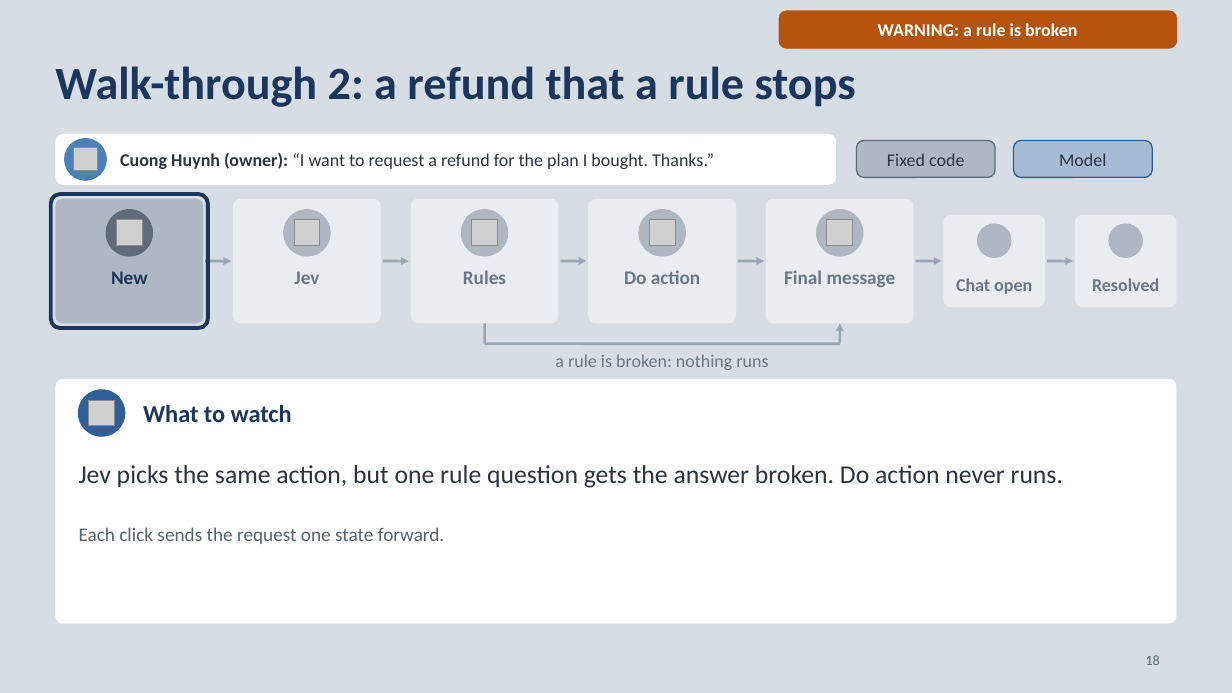
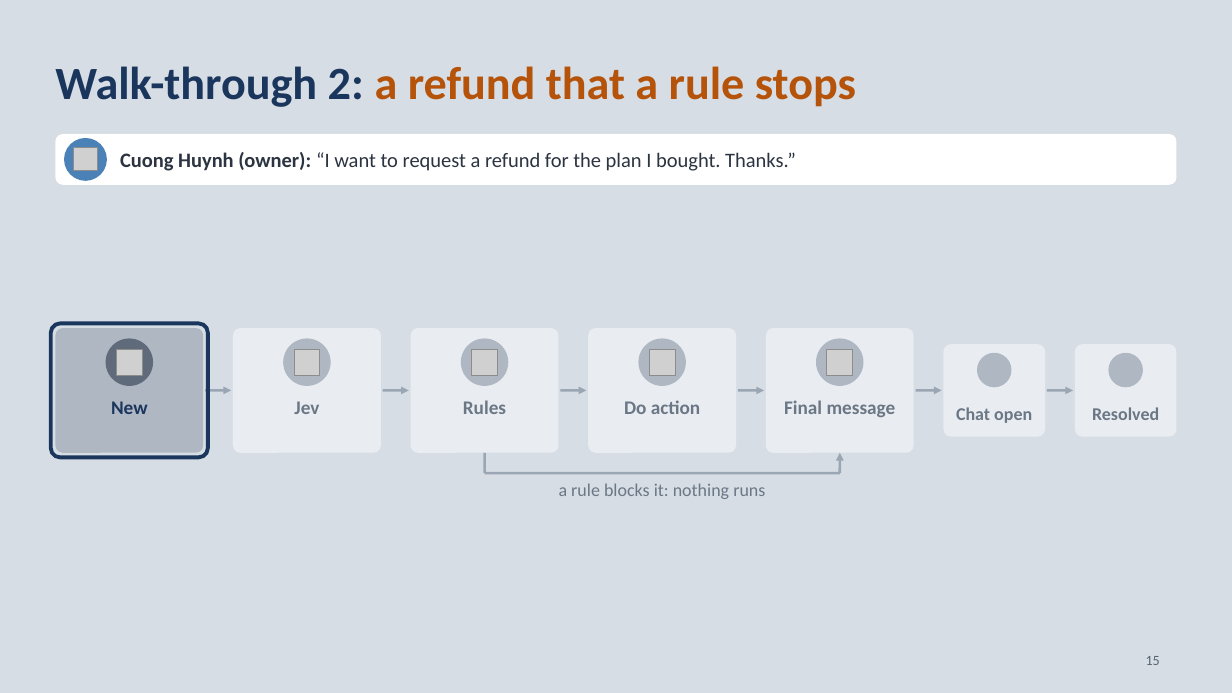
Before and after one commit to neilonthesky/english-presentation, a slide deck: slide 15 of slides/deck.pptx (slide 18 before the commit). Drawn at 1232x693 pixels with LibreOffice and Linux fonts; fonts in the diff are those of the drawing; grey boxes stand for pictures; background and template pictures are left out. Boxes give left, top, right and bottom in pixels: in the first picture for what was removed or moved away, otherwise in the second. Text is boxed around its words. In the diff, an @@ line names an element or a change of style, - is before the commit and + after.

```diff
--- a/slides/deck.pptx
+++ b/slides/deck.pptx
@@ rounded rectangle removed at (779,11,1177,48) @@
-WARNING: a rule is broken
@@ text "Walk-through 2: a refund that ..." at (55,66,856,107): text colour #1B365D to #B45309 in "a refund that a rule stops" @@
@@ rounded rectangle: place and size @@
-rounded rectangle at (55,134,836,185)
+rounded rectangle at (55,134,1177,185)
@@ text "Cuong Huynh (owner): “I want ..." at (120,152,796,171): size 14 to 16 pt @@
@@ rounded rectangle removed at (857,140,995,177) @@
-Fixed code
@@ rounded rectangle removed at (1014,140,1153,177) @@
-Model
@@ 8 rounded rectangles, 7 texts, 7 arrows, 7 ellipses, 5 pictures, 2 lines: place and size @@
-8 rounded rectangles, 7 texts, 7 arrows, 7 ellipses, 5 pictures, 2 lines at (51,194,1177,344)
+8 rounded rectangles, 7 texts, 7 arrows, 7 ellipses, 5 pictures, 2 lines at (51,323,1177,473)
@@ rounded rectangle removed at (55,379,1177,624) @@
@@ ellipse removed at (79,390,125,436) @@
@@ picture removed at (89,400,115,426) @@
@@ text removed at (143,405,292,422) @@
-What to watch
@@ text removed at (79,465,1063,488) @@
-Jev picks the same action, but one rule question gets the answer broken. Do action never runs.
@@ text at (559,483,765,499): text changed @@
-a rule is broken: nothing runs
+a rule blocks it: nothing runs
@@ text removed at (79,527,445,544) @@
-Each click sends the request one state forward.
@@ page number at (1146,656,1160,665): text changed @@
-18
+15
```
Also in this commit, not shown: 18 other slides changed, 1 slide added, 5 slides removed, 9 other files.
